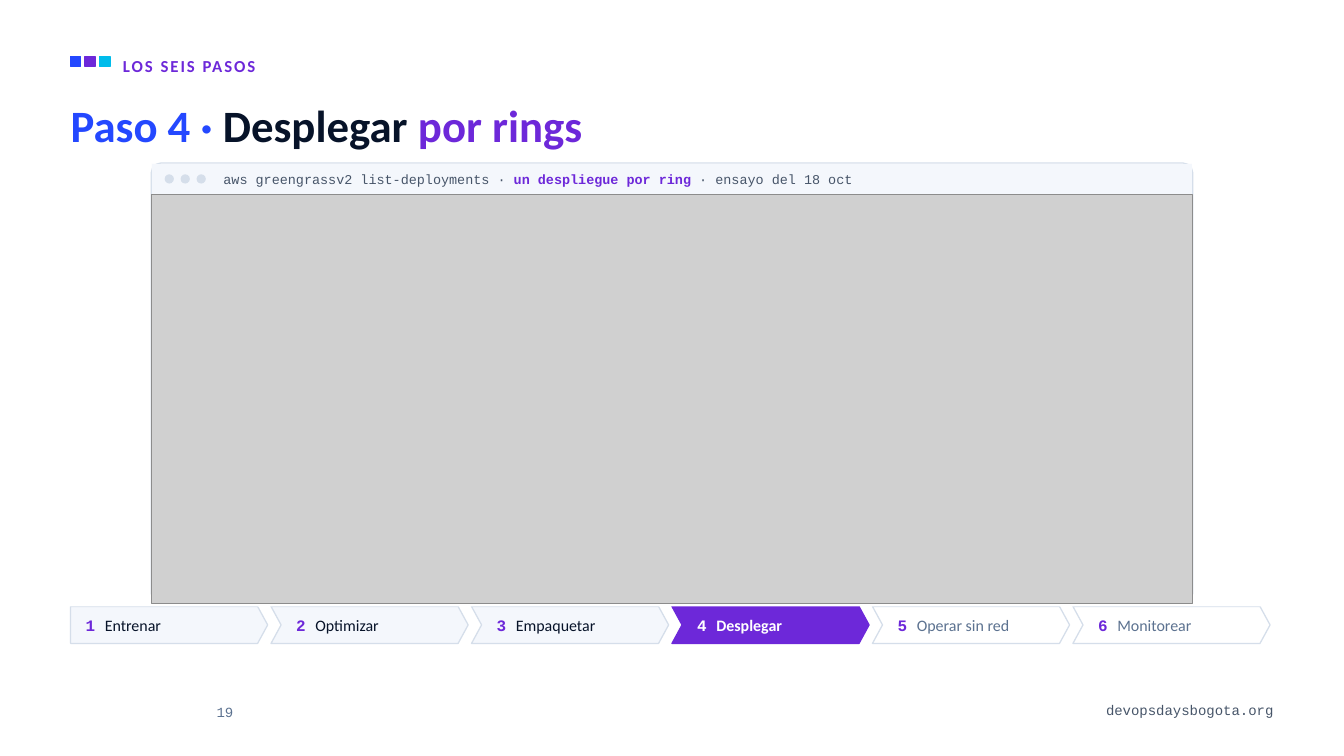
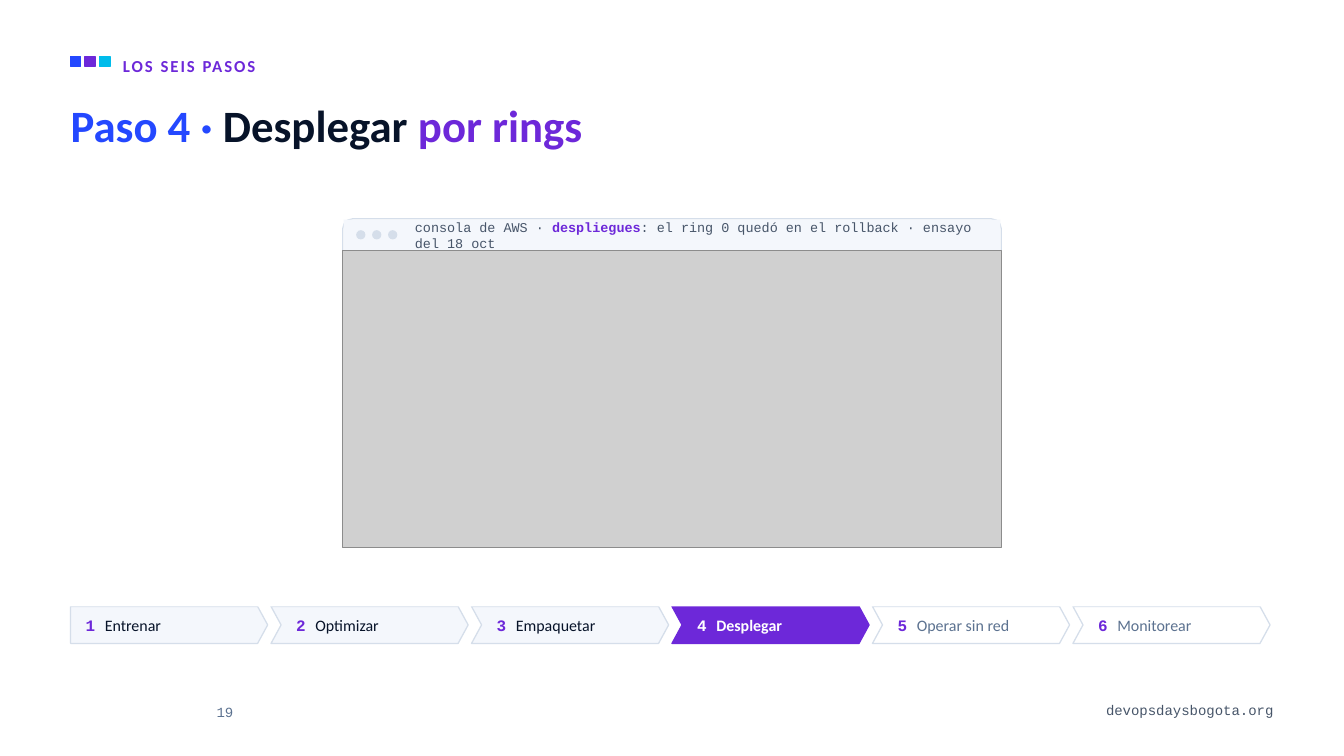
Before and after one commit to alejandro945/mlops-a-ciegas, a slide deck: slide 19 of talk/MLOps-a-ciegas-DevOpsDays-Bogota-2026.pptx. Drawn at 1344x756 pixels with LibreOffice and Linux fonts; fonts in the diff are those of the drawing; grey boxes stand for pictures; background and template pictures are left out. Boxes give left, top, right and bottom in pixels: in the first picture for what was removed or moved away, otherwise in the second. Text is boxed around its words. In the diff, an @@ line names an element or a change of style, - is before the commit and + after.

```diff
--- a/talk/MLOps-a-ciegas-DevOpsDays-Bogota-2026.pptx
+++ b/talk/MLOps-a-ciegas-DevOpsDays-Bogota-2026.pptx
@@ rounded rectangle: place and size @@
-rounded rectangle at <box>151,163,1193,604</box>
+rounded rectangle at <box>343,219,1001,547</box>
@@ rounded rectangle at <box>343,219,1001,547</box>: proportions changed @@
@@ rectangle: place and size @@
-rectangle at <box>152,163,1193,195</box>
+rectangle at <box>344,220,1001,251</box>
@@ 3 rounded rectangles: place and size @@
-3 rounded rectangles at <box>164,174,206,184</box>
+3 rounded rectangles at <box>356,230,397,239</box>
@@ text at <box>415,222,971,252</box>: text changed @@
-aws greengrassv2 list-deployments · un despliegue por ring · ensayo del 18 oct
+consola de AWS · despliegues: el ring 0 quedó en el rollback · ensayo del 18 oct
@@ picture: place and size @@
-picture at <box>151,195,1193,603</box>
+picture at <box>343,251,1001,547</box>
```
Also in this commit, not shown: 5 other slides changed, 11 other files.
